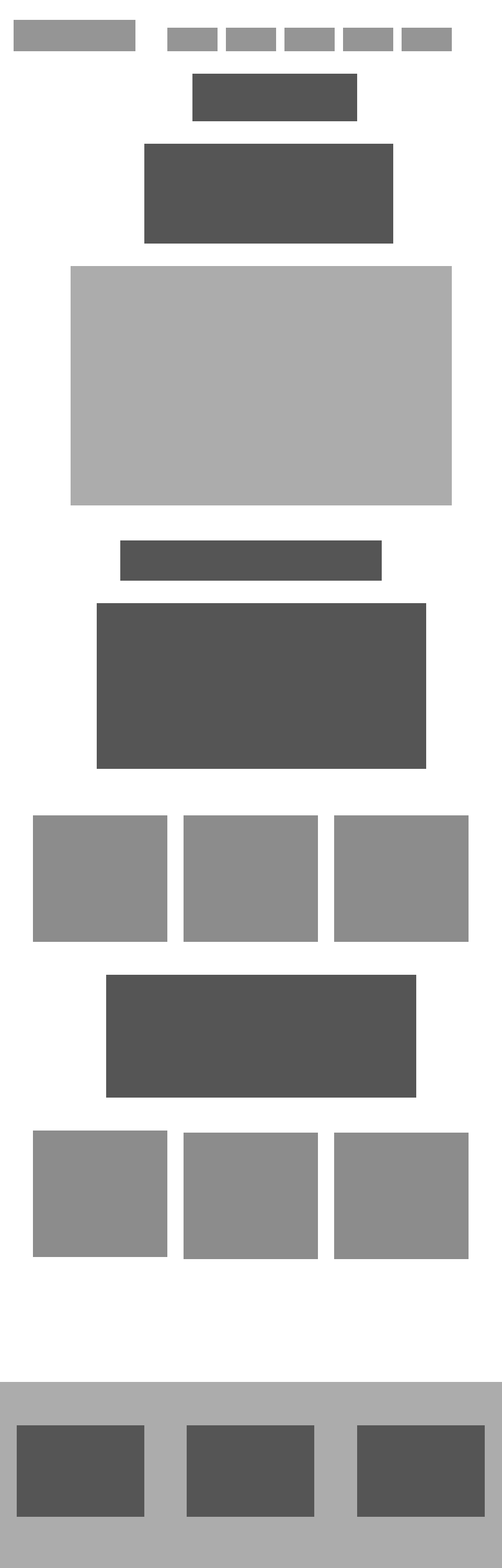
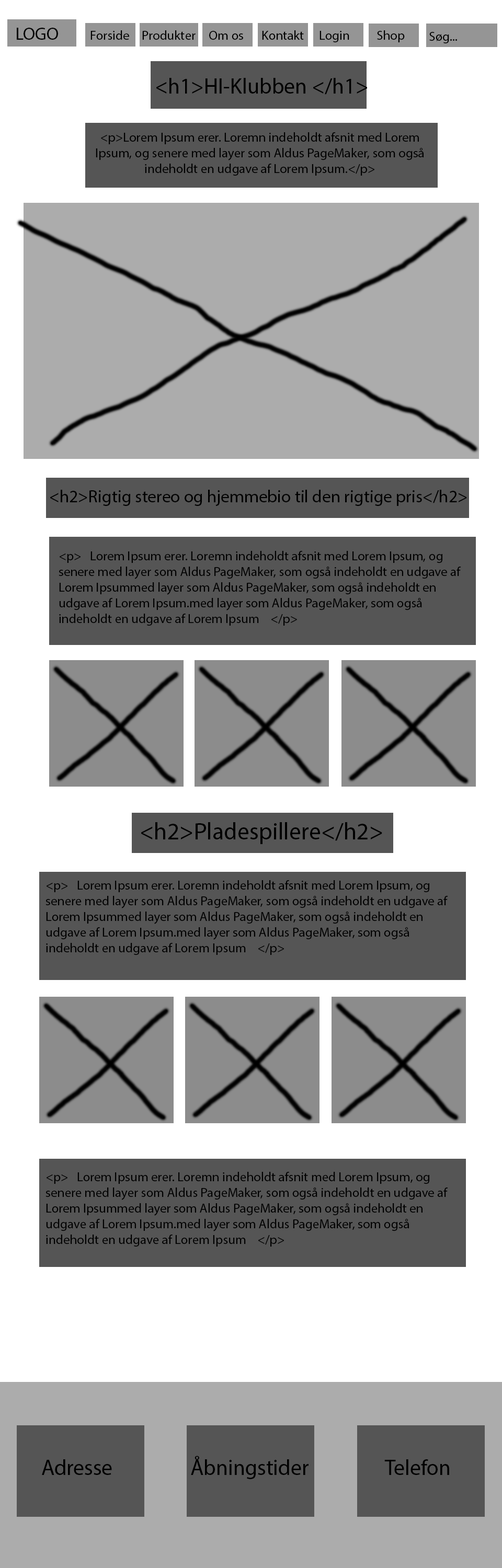
Layer changes from the first w=502, h=1568 image to the second:
painted on "logo" over bbox(7, 19, 136, 52)
painted on "h1" over bbox(150, 61, 367, 122)
added layer "<p>Lorem Ipsum erer. Loremn indeholdt afsnit med Lorem Ipsum, o" in group "forside" over bbox(95, 132, 424, 176)
painted on "tekst" (1st of 2, in "forside") over bbox(85, 122, 438, 244)
painted on "galleri", unmasked it over bbox(15, 202, 480, 506)
added layer "<p> Lorem Ipsum erer. Loremn indeholdt afsnit med Lorem Ipsum" (1st of 4, in "forside") in group "forside" over bbox(45, 1171, 448, 1247)
added layer "<p> Lorem Ipsum erer. Loremn indeholdt afsnit med Lorem Ipsum" (2nd of 4, in "forside") in group "forside" over bbox(45, 880, 448, 955)
added layer "<p> Lorem Ipsum erer. Loremn indeholdt afsnit med Lorem Ipsum" (3rd of 4, in "forside") in group "forside" over bbox(58, 550, 461, 626)
renamed "img copy 4" to "tekst copy 4", moved it above "tekst copy 3", painted on it over bbox(39, 1132, 469, 1267)
moved "tekst copy 3" above "tekst copy 2", painted on it over bbox(39, 871, 466, 1098)
painted on "tekst copy 2" over bbox(49, 536, 476, 769)
added layer "<h2>Pladespillere</h2>" in group "forside" over bbox(141, 822, 383, 845)
added layer "<h2>Rigtig stereo og hjemmebio til den rigtige pris</h2>" in group "forside" over bbox(50, 489, 467, 506)
added layer "h3 copy" in group "forside" over bbox(131, 812, 394, 853)
painted on "h3" over bbox(45, 477, 469, 581)
painted on "img copy 2", unmasked it over bbox(333, 660, 476, 942)
moved "img copy" above "img copy 5", painted on it, unmasked it over bbox(183, 660, 329, 942)
added layer "img copy 5" in group "forside" over bbox(331, 996, 466, 1124)
painted on "img copy 4", unmasked it over bbox(183, 996, 320, 1260)
painted on "img copy 3", unmasked it over bbox(32, 996, 174, 1258)
painted on "img" (1st of 2, in "forside"), unmasked it over bbox(32, 660, 184, 942)
…and 19 more changes (14 added, 4 moved_by, 1 painted)
